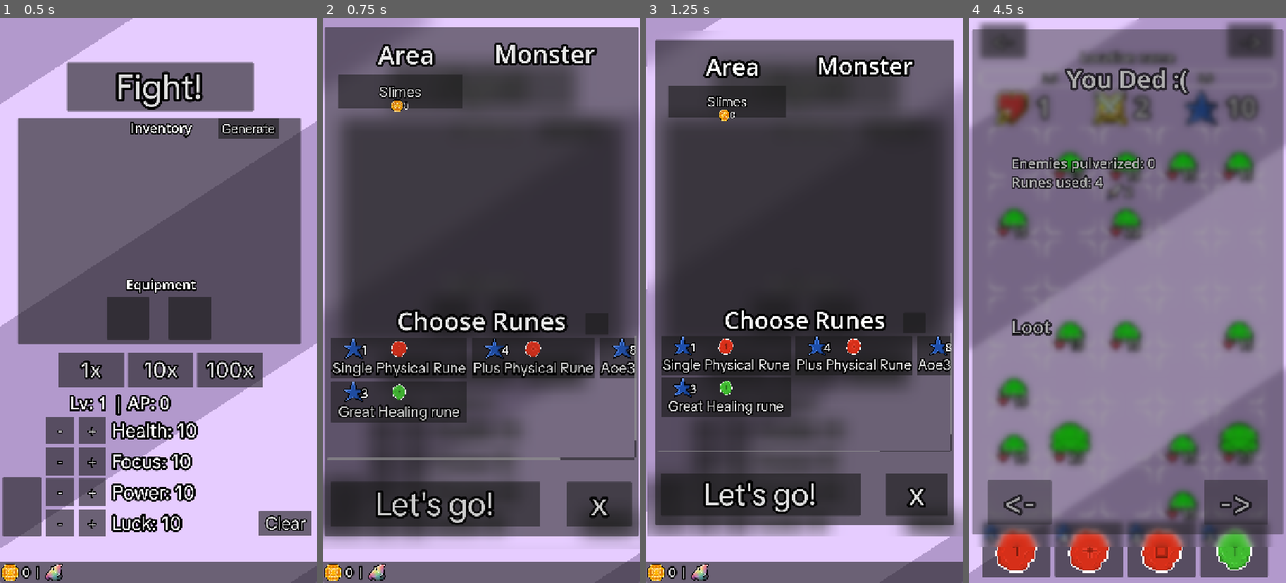
Above: before the commit, frames 1-4 (left to right).
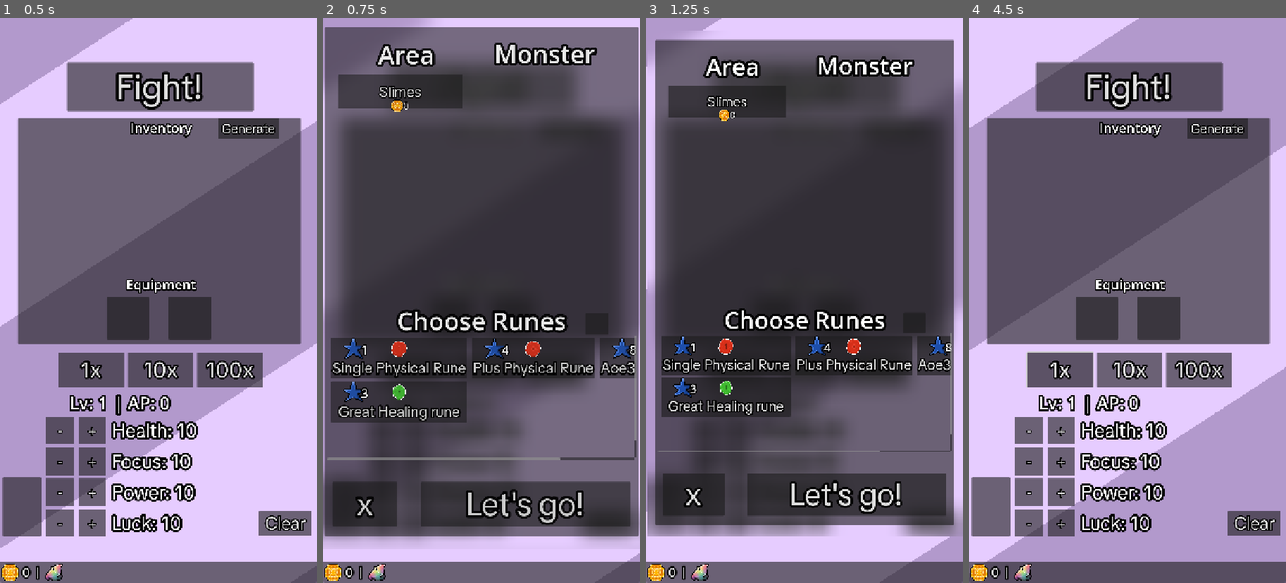
Above: after the commit, the same moments.

Repository: Nano95/project_RUNES
Game: Godot game, scene res://Scenes/Main.tscn
Same seed, same stepped clock (60 frames per second), same inputs: the game is played once before the commit and once after it.
Inputs (mouse positions are in pixels of both pictures, inside the frame that each line leads up to):
- Up to frame 1 (0.5 s): no input
- Up to frame 2 (0.75 s): click "Fight!" at 0.5 s
- Up to frame 3 (1.25 s): no input
- Up to frame 4 (4.5 s): click (991, 509) at 1.25 s; click (1003, 40) at 2 s, where only the run before the commit has a clickable "<-"; click (1251, 40) at 2.75 s, where only the run before the commit has a clickable "->"; click (1022, 492) at 3.5 s, where only the run before the commit has a clickable "<-"; click (1060, 368) at 4.25 s, where only the run after the commit has a clickable "1x"

Frame 1 is identical in both runs. In frame 2, 3.1% of the frame differs, in the area x 2-98%, y 82-90%; in frame 3, 2.8%; in frame 4, 89%, in the area x 0-100%, y 0-100%.

Commit message:
Fixed bug with summary panel, xp bar adjustment

Diff:
--- a/Scenes/FightMenu.tscn
+++ b/Scenes/FightMenu.tscn
@@ -222,9 +222,9 @@
 
 [node name="Fight" type="Button" parent="ColorRect/Panel"]
 layout_mode = 0
-offset_left = 13.000006
+offset_left = 207.99998
 offset_top = 980.99994
-offset_right = 660.14276
+offset_right = 855.14276
 offset_bottom = 1119.0
 scale = Vector2(0.7, 0.7)
 theme_override_constants/outline_size = 30
@@ -234,9 +234,9 @@
 
 [node name="Close" type="Button" parent="ColorRect/Panel"]
 layout_mode = 0
-offset_left = 524.0
+offset_left = 17.000092
 offset_top = 980.99994
-offset_right = 724.0
+offset_right = 217.00009
 offset_bottom = 1119.0
 scale = Vector2(0.7, 0.7)
 theme_override_constants/outline_size = 30
--- a/Scenes/GameController.tscn
+++ b/Scenes/GameController.tscn
@@ -7,6 +7,7 @@
 [ext_resource type="PackedScene" uid="uid://bi1c8jgwhnhki" path="res://Scenes/SummaryPanel.tscn" id="3_06oto"]
 [ext_resource type="PackedScene" uid="uid://vqwmc6txdxui" path="res://Scenes/MyGrid.tscn" id="4_06oto"]
 [ext_resource type="PackedScene" uid="uid://d2g2e823fkk04" path="res://Scenes/RuneAnimation.tscn" id="5_n0sx1"]
+[ext_resource type="PackedScene" uid="uid://dsw781t07yq02" path="res://Scenes/FloatingLabel.tscn" id="6_ie14q"]
 
 [node name="GameController" type="Node2D" node_paths=PackedStringArray("escape_timer")]
 script = ExtResource("1_fyej0")
@@ -14,6 +15,7 @@
 monster_instance = ExtResource("2_gbhfg")
 summary_panel_ref = ExtResource("3_06oto")
 my_grid_ref = ExtResource("4_06oto")
+xp_label = ExtResource("6_ie14q")
 rune_animation = ExtResource("5_n0sx1")
 escape_timer = NodePath("escapeTimer")
 
--- a/Scenes/SummaryPanel.tscn
+++ b/Scenes/SummaryPanel.tscn
@@ -1,10 +1,11 @@
-[gd_scene load_steps=11 format=3 uid="uid://bi1c8jgwhnhki"]
+[gd_scene load_steps=13 format=3 uid="uid://bi1c8jgwhnhki"]
 
 [ext_resource type="Script" uid="uid://dr4nxsos6lrwq" path="res://Scripts/SummaryPanel.gd" id="1_10axu"]
 [ext_resource type="PackedScene" uid="uid://bgmuooukrioal" path="res://Scenes/LootLabelContainer.tscn" id="2_10axu"]
 [ext_resource type="Shader" uid="uid://bd2x5ino2w7yq" path="res://Shaders/Blur.gdshader" id="2_w37fs"]
 [ext_resource type="PackedScene" path="res://Scenes/MyLabel.tscn" id="3_sws4i"]
 [ext_resource type="Shader" path="res://Shaders/ArcadeFlash.gdshader" id="4_0kgc7"]
+[ext_resource type="Texture2D" uid="uid://blol1i5pqn8oo" path="res://Sprites/RETRY_BUTTON.png" id="7_w37fs"]
 [ext_resource type="FontFile" uid="uid://dkwdv1gjlxyfy" path="res://TikTokSans_24pt-Regular.ttf" id="8_sws4i"]
 
 [sub_resource type="ShaderMaterial" id="ShaderMaterial_55pba"]
@@ -24,6 +25,12 @@
 shader_parameter/activate = false
 
 [sub_resource type="ShaderMaterial" id="ShaderMaterial_sws4i"]
+resource_local_to_scene = true
+shader = ExtResource("4_0kgc7")
+shader_parameter/time = 4.750000002218258e-07
+shader_parameter/activate = false
+
+[sub_resource type="ShaderMaterial" id="ShaderMaterial_0kgc7"]
 resource_local_to_scene = true
 shader = ExtResource("4_0kgc7")
 shader_parameter/time = 4.750000002218258e-07
@@ -88,7 +95,7 @@
 text = "Runes used: "
 
 [node name="LootTitle" parent="ColorRect/Panel" instance=ExtResource("3_sws4i")]
-material = SubResource("ShaderMaterial_sws4i")
+material = SubResource("ShaderMaterial_0kgc7")
 layout_mode = 0
 offset_left = 86.0
 offset_top = 619.0
@@ -116,7 +123,7 @@
 theme_override_constants/outline_size = 30
 theme_override_fonts/font = ExtResource("8_sws4i")
 theme_override_font_sizes/font_size = 100
-text = "<-"
+text = "x"
 
 [node name="QuickRestart" type="Button" parent="ColorRect/Panel"]
 layout_mode = 0
@@ -128,4 +135,6 @@
 theme_override_constants/outline_size = 30
 theme_override_fonts/font = ExtResource("8_sws4i")
 theme_override_font_sizes/font_size = 100
-text = "->"
+icon = ExtResource("7_w37fs")
+icon_alignment = 1
+expand_icon = true
--- a/Scripts/GameController.gd
+++ b/Scripts/GameController.gd
@@ -5,6 +5,7 @@
 @export var monster_instance:Resource
 @export var summary_panel_ref: Resource
 @export var my_grid_ref:Resource
+@export var xp_label:Resource
 @export var rune_animation:Resource
 @export var escape_timer:Timer
 var base_width = ProjectSettings.get_setting("display/window/size/viewport_width")
@@ -73,17 +74,21 @@
 	escape_timer.timeout.connect(escape_timer_timeout)
 
 func escape_pressed_behavior() -> void:
-	game_ui.disable_back_button(true)
 	advance_turn()
 	escape_timer_counter += 1
+	game_ui.disable_back_button(true)
 	escape_timer.start(.3)
 
 func escape_timer_timeout() -> void:
+	advance_turn()
+	escape_timer_counter += 1
+	print("escape_timer_counter: ", escape_timer_counter)
 	if (escape_timer_counter >= 3):
 		escape_timer.stop()
-		spawn_summary_panel("Escaped successfully!")
-	advance_turn()
-	escape_timer_counter += 1
+		if (current_hp > 0):
+			spawn_status_message(false, false, true)
+			return
+
 
 func setup_stats() -> void:
 	max_hp = Utils.get_stat_for_ui("health") + main.bonus_stats.health
@@ -121,24 +126,41 @@
 		var cell = my_grid.pick_empty_cell()
 		my_grid.spawn_monster_into_cell(cell.x, cell.y, base)
 
-func spawn_status_message(died:bool=false, no_focus:bool=false) -> void:
+func spawn_status_message(died:bool=false, no_focus:bool=false, escaped:bool=false) -> void:
+	if (!game_is_active): return
 	var msg = Utils.STATUS_MESSAGE_VICTORY
+	var xp_gain:int = current_focus
 	game_is_active = false
 	if (died):
 		msg = "You Ded :("
+		xp_gain = 0
 	elif (no_focus):
 		msg = "No more focus :("
+		xp_gain = 0
+	elif(escaped):
+		msg = "Escaped! :D"
+		@warning_ignore("integer_division")
+		xp_gain = int(current_focus/4)
 
 	var lbl = status_message.instantiate() as GameStatusPopup
 	lbl.setup(msg)
 	lbl.animation_complete.connect(spawn_summary_panel.bind(msg))
 	main.spawn_to_top_ui_layer(lbl)
+
+	if (xp_gain > 0):
+		print("xp gained from focus: ", xp_gain)
+		var xp_lbl = xp_label.instantiate()
+		my_grid.spawn_to_fx_container(xp_lbl)
+		xp_lbl.global_position = game_ui.mana_icon.global_position + Vector2(10, 100)
+		xp_lbl.show_label(xp_gain)
+		emit_signal("gained_exp", xp_gain)
 
 func spawn_summary_panel(message:String="mmm!") -> void:
 	game_ui.disable_back_button(false) # Just in case in any scenario
 	var panel = summary_panel_ref.instantiate()
 	panel.setup(self, main, message)
 	main.spawn_to_top_ui_layer(panel)
+
 
 func register_monster(monster:MonsterInstance):
 	monsters.append(monster)
@@ -349,6 +371,7 @@
 	selected_rune = rune
 
 func on_cell_tapped(row, col) -> void:
+	print("game is active: ", game_is_active)
 	if (!game_is_active): return
 	if (!focus_check(selected_rune)): return
 
--- a/Scripts/ItemsDatabase.gd
+++ b/Scripts/ItemsDatabase.gd
@@ -11,9 +11,9 @@
 		"short_name": "phys ess",
 		"icon": preload("res://Sprites/ESSENCE_ICON.png")
 	},
-	"scorching essence": {
-		"name": "Scorching Essence",
-		"short_name": "Scorching ess",
+	"fire essence": {
+		"name": "Fire Essence",
+		"short_name": "Fire ess",
 		"icon": preload("res://Sprites/ESSENCE_ICON.png")
 	},
 	"earth essence": {
@@ -26,9 +26,9 @@
 		"short_name": "Electric ess",
 		"icon": preload("res://Sprites/ESSENCE_ICON.png")
 	},
-	"frozen essence": {
-		"name": "Frozen Essence",
-		"short_name": "Frozen ess",
+	"ice essence": {
+		"name": "Ice Essence",
+		"short_name": "Ice ess",
 		"icon": preload("res://Sprites/ESSENCE_ICON.png")
 	}
 }
--- a/Scripts/Resources/Equipment/BootsOfHaste.tres
+++ /dev/null
@@ -1,16 +0,0 @@
-[gd_resource type="Resource" script_class="EquipmentBase" load_steps=3 format=3 uid="uid://b2qxupuqnkemp"]
-
-[ext_resource type="Script" uid="uid://8r1j7qka5m4e" path="res://Scripts/Resources/EquipmentBase.gd" id="1_783ol"]
-[ext_resource type="Texture2D" uid="uid://ddc0a00pw1xkv" path="res://Sprites/boots_of_haste_icon.png" id="1_l6d78"]
-
-[resource]
-script = ExtResource("1_783ol")
-name = "Boots Of Haste"
-base_stats = {
-"health": 0,
-"luck": 0,
-"power": 0,
-"speed": 20
-}
-icon = ExtResource("1_l6d78")
-metadata/_custom_type_script = "uid://8r1j7qka5m4e"
--- a/Scripts/Resources/Equipment/RingOfMight.tres
+++ b/Scripts/Resources/Equipment/RingOfMight.tres
@@ -7,10 +7,8 @@
 script = ExtResource("1_2duav")
 name = "Ring Of Might"
 base_stats = {
-"health": 50,
-"luck": 0,
-"power": 150,
-"speed": 0
+"health": 5,
+"power": 5
 }
 allowed_mods = ["health", "power"]
 icon = ExtResource("1_dvm34")
--- a/Scripts/Resources/SaveData.gd
+++ b/Scripts/Resources/SaveData.gd
@@ -13,14 +13,14 @@
 @export var total_essences:Dictionary = {
 	"physical": 0,
 	"fire": 0,
-	"frozen": 0,
+	"ice": 0,
 	"earth": 0,
 	"electric": 0
 }
 @export var current_essences:Dictionary = {
 	"physical": 0,
 	"fire": 0,
-	"frozen": 0,
+	"ice": 0,
 	"earth": 0,
 	"electric": 0
 }
--- a/Scripts/XpBarController.gd
+++ b/Scripts/XpBarController.gd
@@ -13,24 +13,24 @@
 func setup(main_node:MainNode, gc:GameController) -> void:
 	game_controller = gc
 	main = main_node
-	game_controller.gained_exp.connect(award_run_xp)
-	$XpLabel.text = str(main.game_data.total_exp)
+	game_controller.gained_exp.connect(award_xp)
+	update_xp_label()
 	animate_xp_gain(0)
 
-func award_run_xp(xp_gained:int=1) -> void:
+func award_xp(xp_gained:int=1) -> void:
 	animate_xp_gain(xp_gained) # NOTE WE DO NOT ADD XP HERE
 
 func add_xp(amount: float) -> void:
 	main.game_data.current_exp += amount
 	main.game_data.total_exp += amount
-
-	$XpLabel.text = str(main.game_data.total_exp)
 	while (main.game_data.current_exp >= xp_required_for_level(main.game_data.current_level + 1)):
 		on_level_up()
 
+	update_xp_label()
+
 func animate_xp_gain(amount: float) -> void:
 	var xp_to_next = xp_required_for_level(main.game_data.current_level + 1) - main.game_data.current_exp
-	print("XP to next: ", xp_to_next)
+
 	var from_percent: float = xp_to_percent(main.game_data.current_exp, main.game_data.current_level)
 	var to_percent: float = xp_to_percent(main.game_data.current_exp + amount, main.game_data.current_level)
 
@@ -51,6 +51,11 @@
 
 	# Continue with leftover XP
 	animate_xp_gain(amount - xp_to_next)
+
+func update_xp_label():
+	var current = main.game_data.current_exp
+	var needed = xp_required_for_level(main.game_data.current_level + 1)
+	$XpLabel.text = str(int(current)) + " / " + str(int(needed))
 
 func tween_xp_bar(from: float, to: float) -> void:
 	value = from  # explicitly set the start
Not shown: 1 places in Scenes/GameController.tscn that only renumber resources
Binary file added: Sprites/RETRY_BUTTON.png
